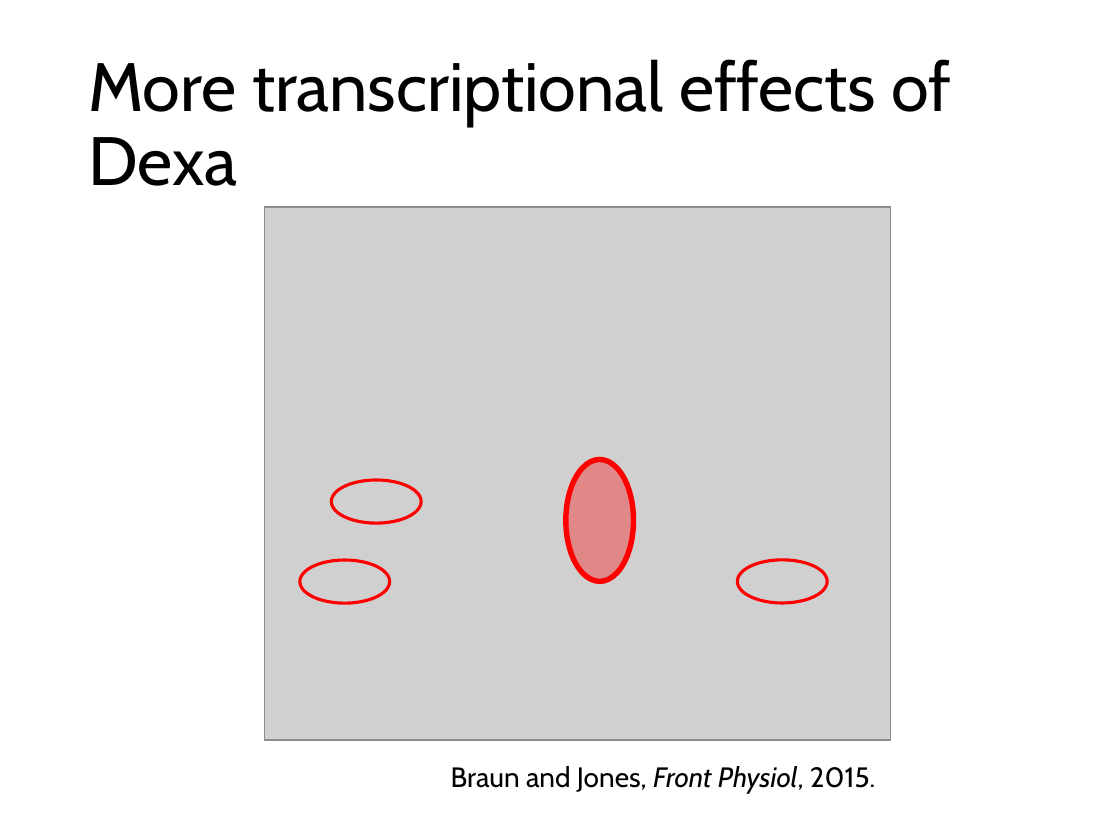
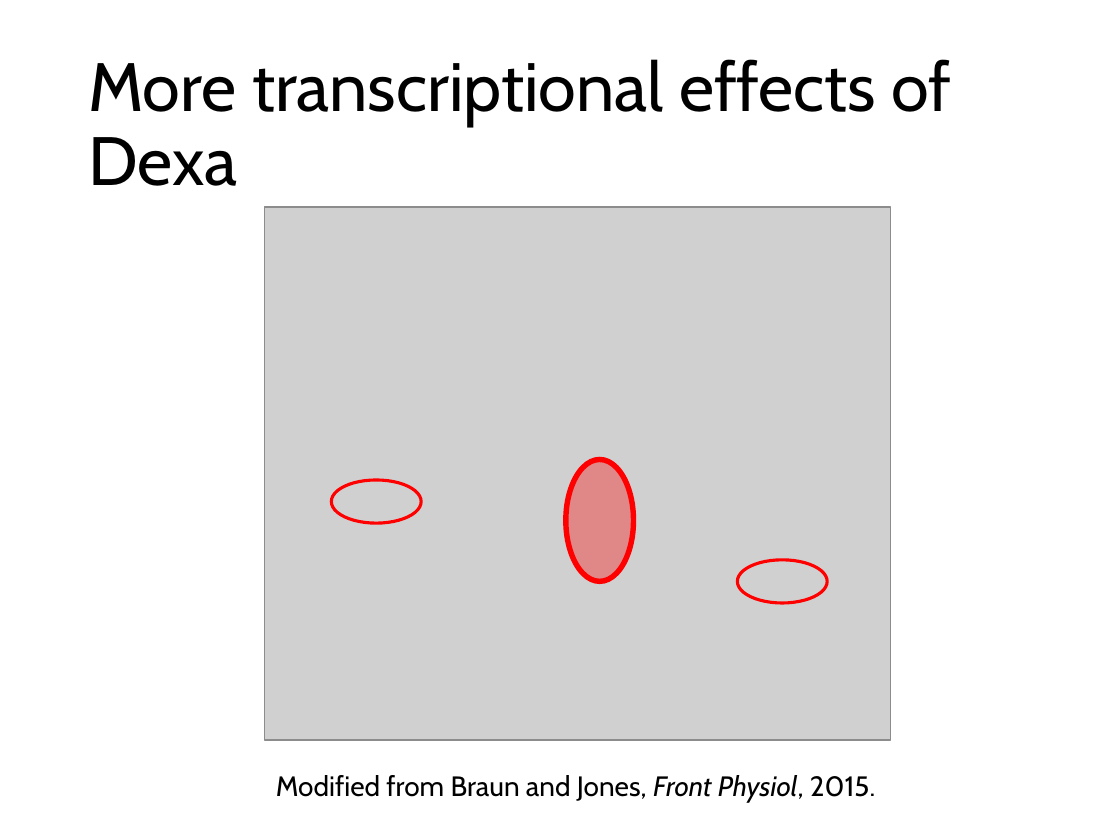
Before and after one commit to nvalexander/dissertation, a slide deck: slide 36 of defense.pptx. Drawn at 1120x840 pixels with LibreOffice and Linux fonts; fonts in the diff are those of the drawing; grey boxes stand for pictures. Boxes give left, top, right and bottom in pixels: in the first picture for what was removed or moved away, otherwise in the second. Text is boxed around its words. In the diff, an @@ line names an element or a change of style, - is before the commit and + after.

```diff
--- a/defense.pptx
+++ b/defense.pptx
@@ ellipse removed at [300, 560, 390, 604] @@
@@ text at [276, 775, 875, 803]: text changed @@
-Braun and Jones, Front Physiol, 2015.
+Modified from Braun and Jones, Front Physiol, 2015.
```
Also in this commit, not shown: 3 other slides changed, 4 slides added.
